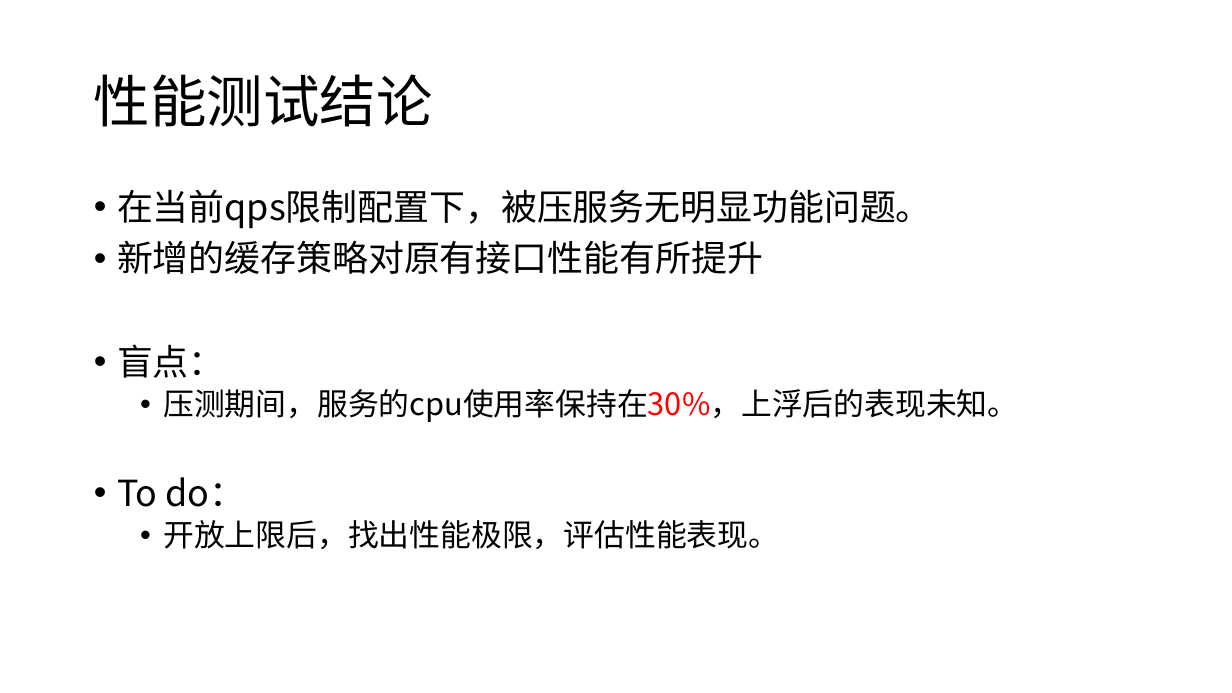
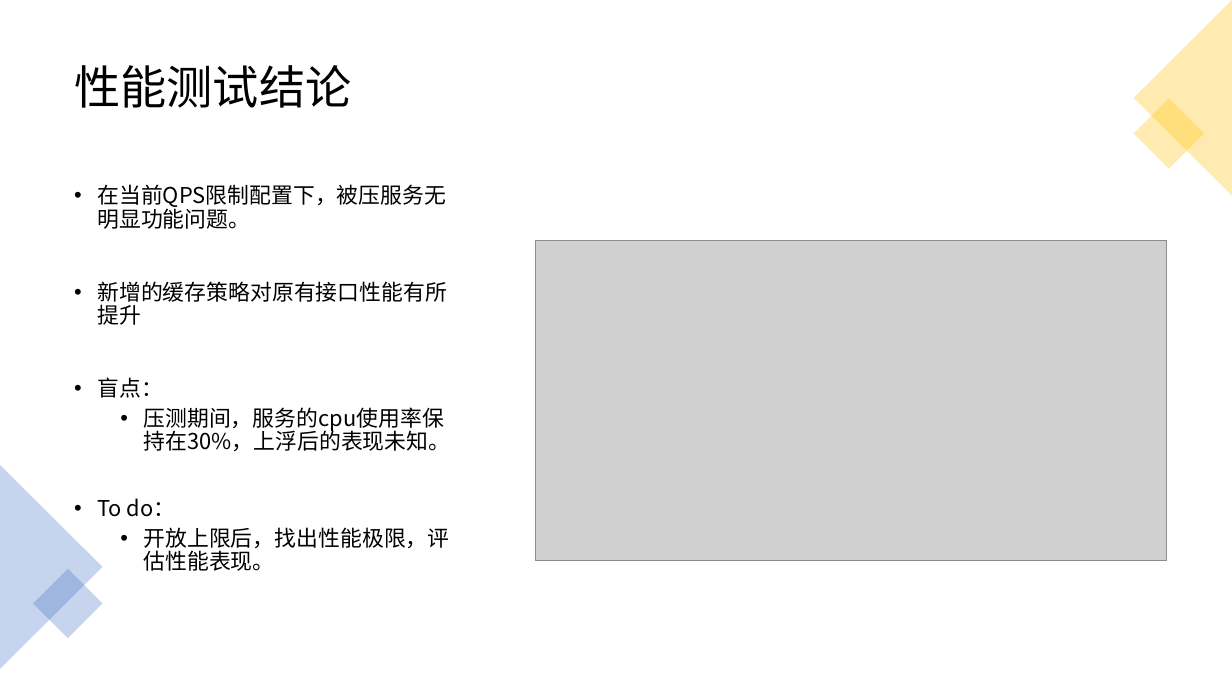
Before and after one commit to Rexixe1993/-, a slide deck: slide 10 of D99压测分享会.pptx. Drawn at 1232x693 pixels with LibreOffice and Linux fonts; fonts in the diff are those of the drawing; grey boxes stand for pictures. Boxes give left, top, right and bottom in pixels: in the first picture for what was removed or moved away, otherwise in the second. Text is boxed around its words. In the diff, an @@ line names an element or a change of style, - is before the commit and + after.

```diff
--- a/D99压测分享会.pptx
+++ b/D99压测分享会.pptx
@@ triangle added at (1134, 0, 1232, 196), fill #FFC000 at 30% opacity @@
@@ title "性能测试结论": place and size @@
-title "性能测试结论" at (94, 74, 433, 127)
+title "性能测试结论" at (74, 65, 351, 108)
@@ title "性能测试结论" at (74, 65, 351, 108): size 44 to 36 pt @@
@@ rectangle added at (1134, 99, 1204, 169), fill #FFC000 at 30% opacity @@
@@ text "在当前QPS限制配置下，被压服务无明显功能问题。": place and size @@
-text "在当前QPS限制配置下，被压服务无明显功能问题。" at (117, 189, 1018, 549)
+text "在当前QPS限制配置下，被压服务无明显功能问题。" at (97, 184, 451, 571)
@@ text at (97, 184, 446, 229): text changed; size 28 to 17 pt @@
-• 在当前qps限制配置下，被压服务无明显功能问题。
+• 在当前QPS限制配置下，被压服务无明显功能问题。
@@ picture added at (535, 240, 1167, 561) @@
@@ text at (97, 281, 451, 571): size 28 to 17 pt in "新增的缓存策略对原有接口性能有所提升", "盲点：", "To do："; size 24 to 17 pt in "压测期间，服务的cpu使用率保持在30%，上浮后的表现未知。", "开放上限后，找出性能极限，评估性能表现。"; text colour #FF0000 to #000000 in "压测期间，服务的cpu使用率保持在30%，上浮后的表现未知。" @@
@@ triangle added at (0, 465, 103, 669), fill #4472C4 at 30% opacity @@
@@ rectangle added at (33, 568, 103, 638), fill #4472C4 at 30% opacity @@
```
Also in this commit, not shown: 10 other slides changed, 1 slide added, 1 slide removed.
